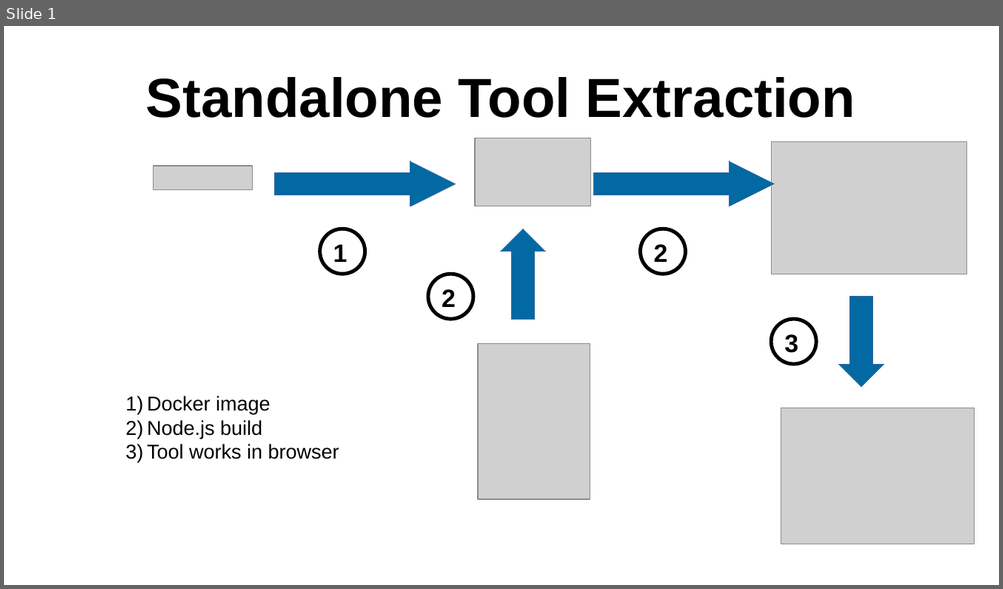
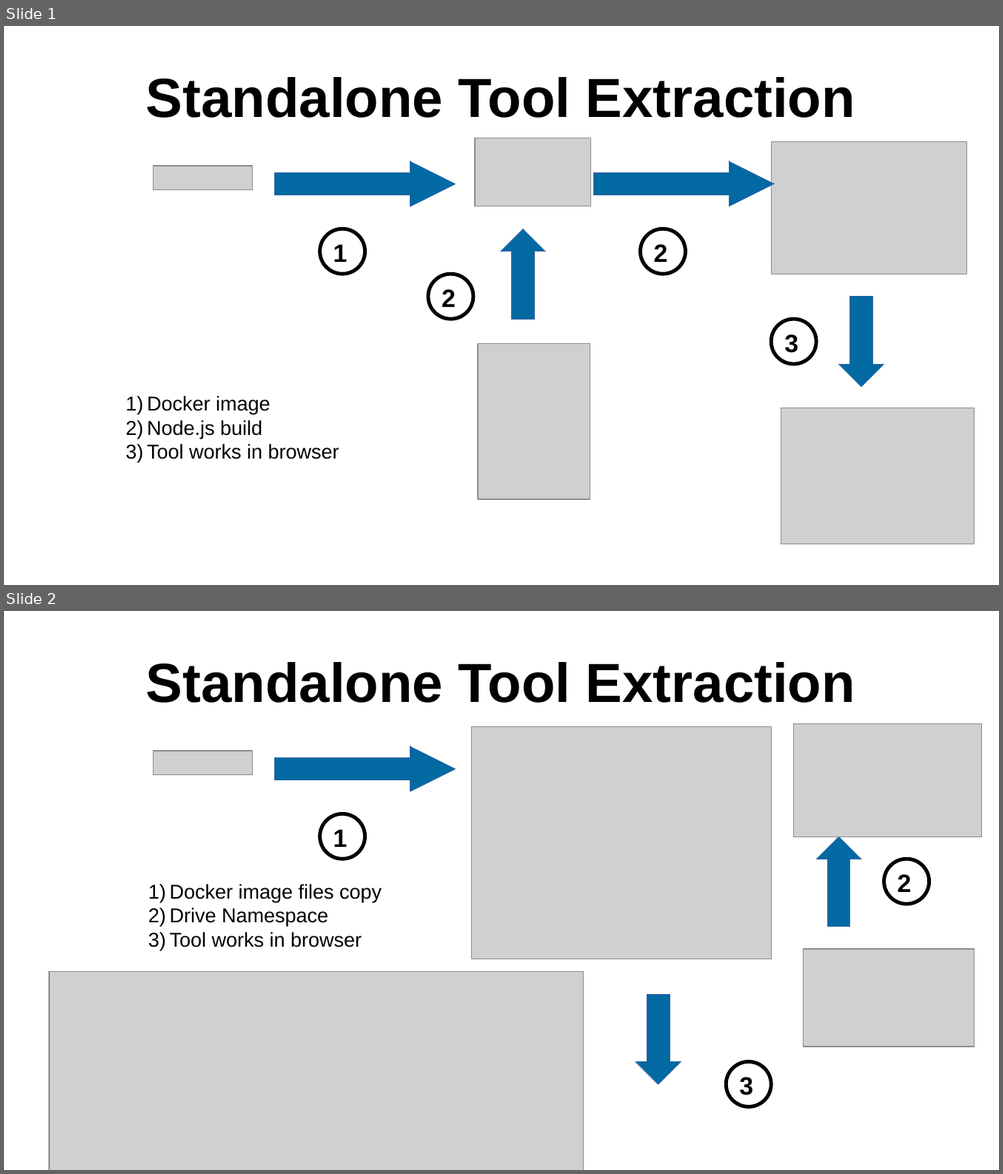
Before and after one commit to sergueik/springboot_study, a slide deck: basic-mermaid-react/standalone_tool_extraction.odp. Shown one above the other, each under a label of ours: slide 1 before the commit, slides 1 and 2 after it. The pictures are 1003x589 and 1003x1174 pixels, drawn with LibreOffice and Linux fonts; fonts in the diff are those of the drawing; grey boxes stand for pictures. Boxes give left, top, right and bottom in pixels: in the first picture for what was removed or moved away, otherwise in the second. Text is boxed around its words. In the diff, an @@ line names an element or a change of style, - is before the commit and + after.

Commit message:
intermediate revision - added drawing explaining how the process works (2)

```diff
--- a/basic-mermaid-react/standalone_tool_extraction.odp
+++ b/basic-mermaid-react/standalone_tool_extraction.odp
@@ slide 2 added at (x1=4, y1=611, x2=999, y2=1170), background #FFFFFF @@
@@ title added at (x1=146, y1=662, x2=855, y2=703), 44 pt, text #000000, bold @@
+Standalone Tool Extraction
@@ picture added at (x1=472, y1=726, x2=771, y2=960) @@
@@ picture added at (x1=794, y1=723, x2=982, y2=837) @@
@@ picture added at (x1=153, y1=751, x2=252, y2=775) @@
@@ right arrow added at (x1=275, y1=746, x2=455, y2=792), fill #0369A3, outline #3465A4 0 pt @@
@@ ellipse added at (x1=320, y1=814, x2=365, y2=859), outline #000000 2.89 pt @@
@@ text added at (x1=333, y1=829, x2=347, y2=847), 20 pt, text #000000, bold @@
+1
@@ down arrow added at (x1=817, y1=837, x2=862, y2=927), fill #0369A3, outline #3465A4 0 pt @@
@@ ellipse added at (x1=884, y1=859, x2=929, y2=904), outline #000000 2.89 pt @@
@@ text added at (x1=897, y1=874, x2=911, y2=892), 20 pt, text #000000, bold @@
+2
@@ text added at (x1=170, y1=884, x2=381, y2=948), 16 pt, text #000000 @@
+1) Docker image files copy
+2) Drive Namespace
+3) Tool works in browser
@@ picture added at (x1=804, y1=949, x2=974, y2=1047) @@
@@ picture added at (x1=49, y1=972, x2=583, y2=1170) @@
@@ down arrow added at (x1=636, y1=994, x2=681, y2=1085), fill #0369A3, outline #3465A4 0 pt @@
@@ ellipse added at (x1=726, y1=1062, x2=771, y2=1108), outline #000000 2.89 pt @@
@@ text added at (x1=739, y1=1077, x2=753, y2=1096), 20 pt, text #000000, bold @@
+3
```
Also in this commit, not shown: 1 other slide added, 7 other files.
